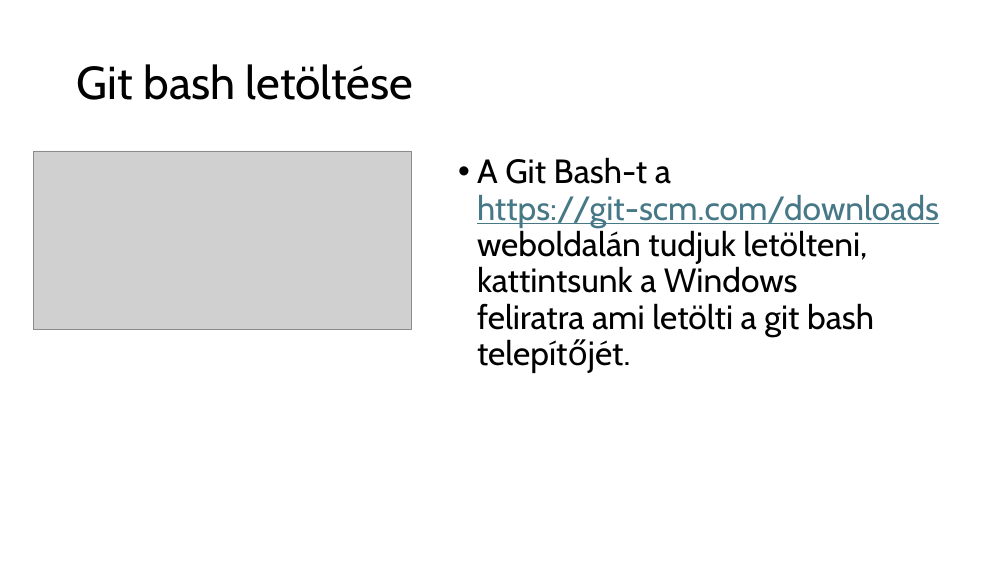
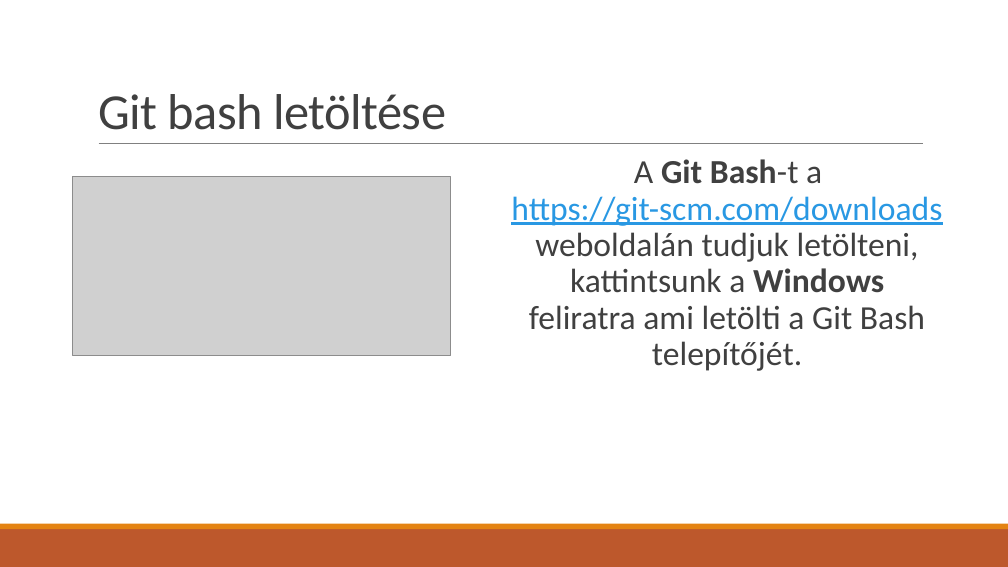
Before and after one commit to BognarBalint/Ikt_Projektmunka_2024-2025_Bogn-r_Roli_Kimi, a slide deck: slide 3 of Git_használat.pptx. Drawn at 1008x567 pixels with LibreOffice and Linux fonts; fonts in the diff are those of the drawing; grey boxes stand for pictures. Boxes give left, top, right and bottom in pixels: in the first picture for what was removed or moved away, otherwise in the second. Text is boxed around its words. In the diff, an @@ line names an element or a change of style, - is before the commit and + after.

```diff
--- a/Git_használat.pptx
+++ b/Git_használat.pptx
@@ title "Git bash letöltése": place and size @@
-title "Git bash letöltése" at (77,64,414,100)
+title "Git bash letöltése" at (98,94,446,130)
@@ title "Git bash letöltése" at (98,94,446,130): size 44 to 48 pt, font Cabin to Calibri, text colour #000000 to #404040, letter spacing 0 to -0.5 pt; line spacing 0.9 to 0.85; vertical alignment middle to bottom @@
@@ line added from (99, 144) to (923, 144), #808080 0.5 pt @@
@@ picture: place and size @@
-picture at (33,151,411,330)
+picture at (73,177,451,356)
@@ text at (511,159,942,371): text changed; font Cabin to Calibri; text colour #000000 to #404040 @@
-• A Git Bash-t a
-  https://git-scm.com/downloads weboldalán tudjuk letölteni, kattintsunk a Windows
-  feliratra ami letölti a git bash telepítőjét.
+  A Git Bash-t a
+  https://git-scm.com/downloads weboldalán tudjuk letölteni, kattintsunk a Windows
+  feliratra ami letölti a Git Bash telepítőjét.
@@ rectangle added at (0,529,1008,567), fill #BD582C @@
@@ rectangle added at (0,524,1008,529), fill #E48312 @@
```
Also in this commit, not shown: 10 other slides changed.
